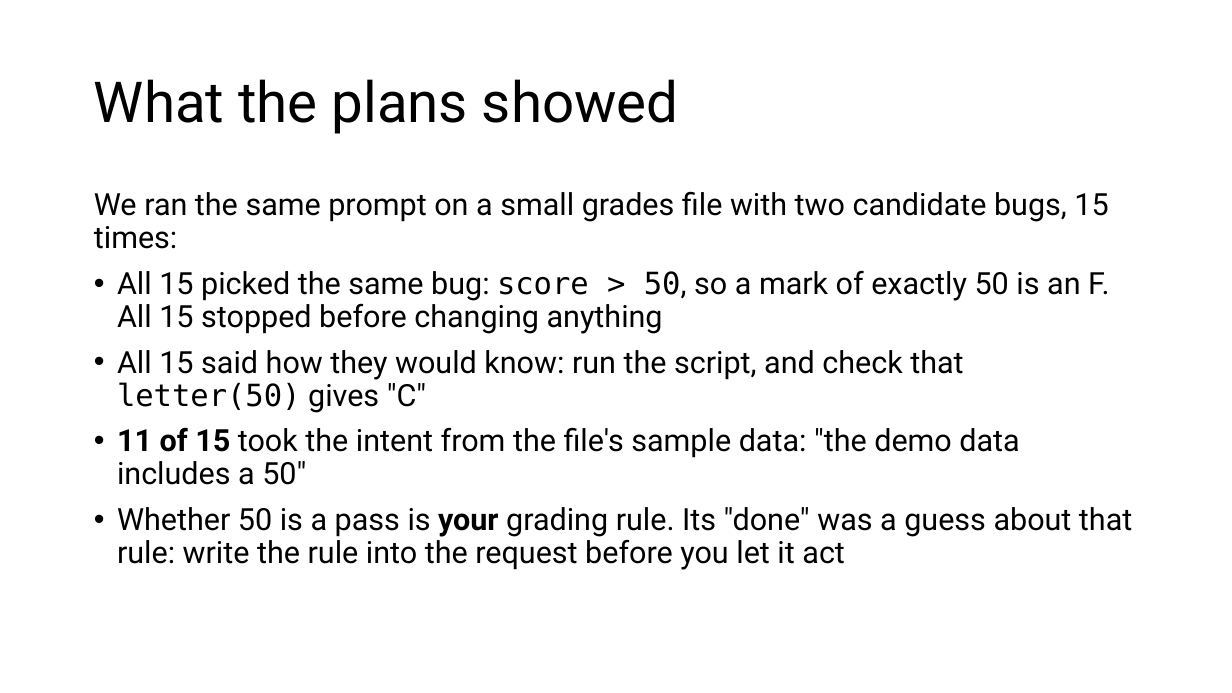
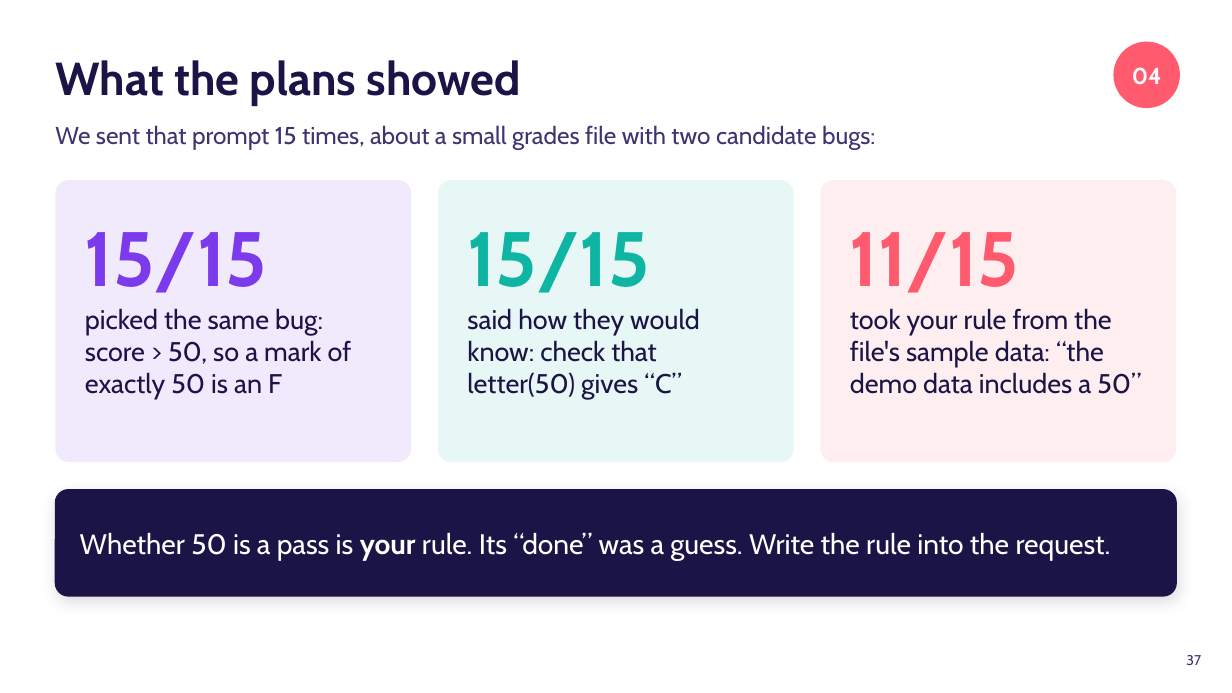
Before and after one commit to danielcregg/ai-assisted-programming, a slide deck: slide 37 of lectures-and-labs/week06/agents-lecture.pptx (slide 58 before the commit). Drawn at 1232x693 pixels with LibreOffice and Linux fonts; fonts in the diff are those of the drawing. Boxes give left, top, right and bottom in pixels: in the first picture for what was removed or moved away, otherwise in the second. Text is boxed around its words. In the diff, an @@ line names an element or a change of style, - is before the commit and + after.

```diff
--- a/lectures-and-labs/week06/agents-lecture.pptx
+++ b/lectures-and-labs/week06/agents-lecture.pptx
@@ title "What the plans showed": place and size @@
-title "What the plans showed" at (94,79,678,134)
+title "What the plans showed" at (55,60,521,106)
@@ title "What the plans showed" at (55,60,521,106): size 44 to 36 pt, font Roboto to Cabin, text colour #000000 to #1B1446, bold on; line spacing 0.9 to 1 @@
@@ ellipse added at (1114,42,1180,108), fill #FF5A6E, 18 pt, text #FFFFFF, bold @@
+04
@@ text added at (55,125,875,150), 19 pt, text #3D3470 @@
+We sent that prompt 15 times, about a small grades file with two candidate bugs:
@@ rounded rectangle added at (55,180,411,462), fill #7C3AED at 10% opacity, 21 pt, text #1B1446 @@
+15/15
+picked the same bug: score > 50, so a mark of exactly 50 is an F
@@ text removed at (94,191,1132,570) @@
-We ran the same prompt on a small grades file with two candidate bugs, 15 times:
-• All 15 picked the same bug: score > 50, so a mark of exactly 50 is an F. All 15 stopped before changing anything
-• All 15 said how they would know: run the script, and check that letter(50) gives "C"
-• 11 of 15 took the intent from the file's sample data: "the demo data includes a 50"
-• Whether 50 is a pass is your grading rule. Its "done" was a guess about that rule: write the rule into the request before you let it act
@@ rounded rectangle added at (438,180,794,462), fill #0FB5A3 at 10% opacity, 21 pt, text #1B1446 @@
+15/15
+said how they would know: check that letter(50) gives “C”
@@ rounded rectangle added at (821,180,1177,462), fill #FF5A6E at 10% opacity, 21 pt, text #1B1446 @@
+11/15
+took your rule from the file's sample data: “the demo data includes a 50”
@@ rounded rectangle added at (55,490,1177,596), fill #1B1446, outline #1B1446 1 pt, 22 pt, text #FFFFFF @@
+Whether 50 is a pass is your rule. Its “done” was a guess. Write the rule into the request.
@@ page number added at (1186,655,1201,665), 11 pt, text #3D3470 @@
+37
```
Also in this commit, not shown: 28 other slides changed, 10 slides added, 34 slides removed, 1 other file.
